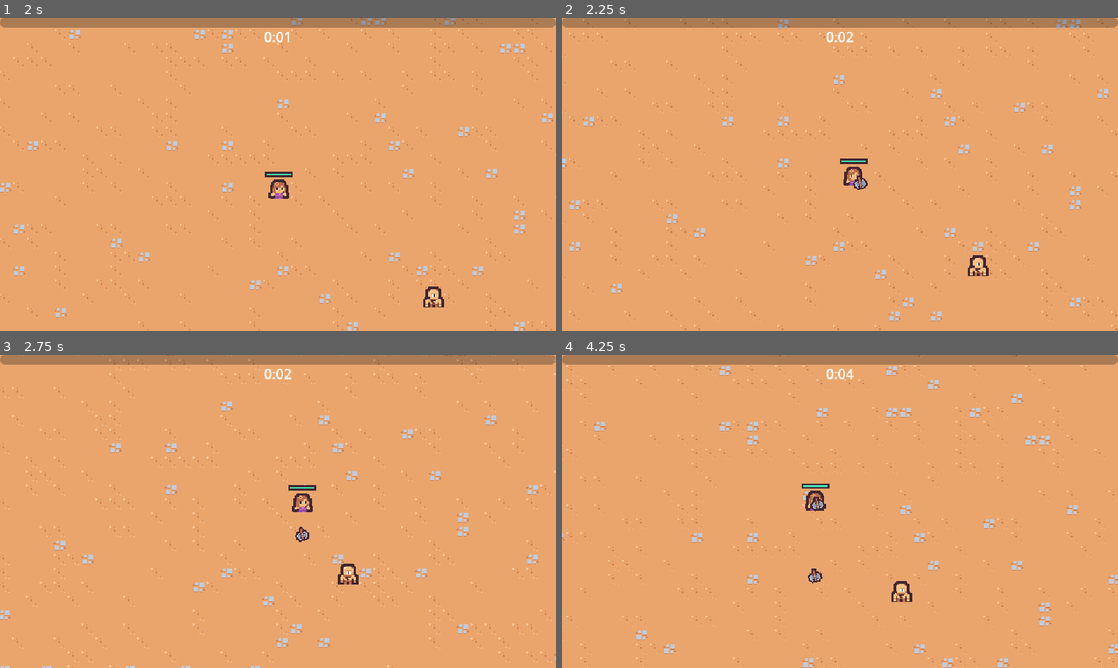
Above: before the commit, frames 1-4 (two rows, left to right).
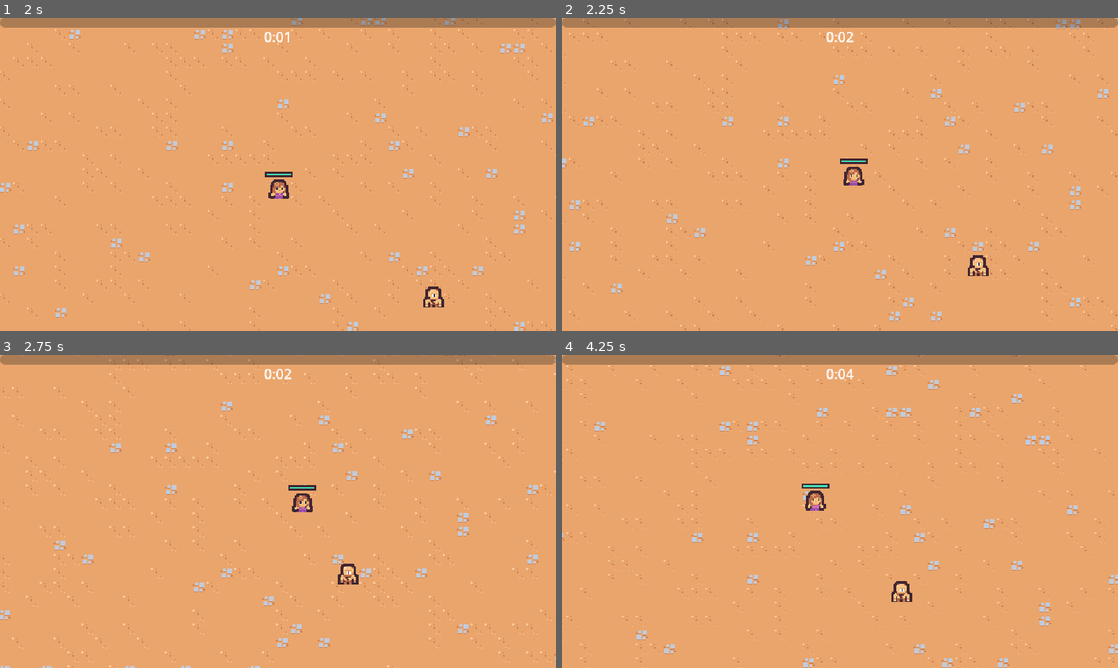
Above: after the commit, the same moments.

Repository: annehailer/cute-survivors
Game: Godot game, scene res://scenes/main/main.tscn
Same seed, same stepped clock (60 frames per second), same inputs: the game is played once before the commit and once after it.
Inputs (mouse positions are in pixels of both pictures, inside the frame that each line leads up to):
- Up to frame 1 (2 s): move the mouse to (400, 158) at 0.52 s; press the mouse at (400, 158) at 0.53 s; hold Right (move_right) 0.53-1.28 s; move the mouse to (166, 190) at 1.27 s; release the mouse at (166, 190) at 1.28 s; hold Down (move_down) from 1.28 s (still down); click (166, 190) at 1.35 s
- Up to frame 2 (2.25 s): move the mouse to (895, 105) at 2.02 s; release Down (move_down) at 2.03 s; press the mouse at (895, 105) at 2.03 s; hold Right (move_right) from 2.03 s (still down)
- Up to frame 3 (2.75 s): keep holding Right (move_right)
- Up to frame 4 (4.25 s): move the mouse to (812, 574) at 2.77 s; release Right (move_right) at 2.78 s; release the mouse at (812, 574) at 2.78 s; hold Up (move_up) 2.78-3.53 s; click (812, 574) at 2.85 s; move the mouse to (1006, 558) at 3.52 s; press the mouse at (1006, 558) at 3.53 s; hold Left (move_left) from 3.53 s (still down)

Frame 1 is identical in both runs. In frame 2, less than 0.1% of the frame differs, in the area x 52-55%, y 50-55%; in frame 3, less than 0.1%; in frame 4, 0.1%, in the area x 44-47%, y 45-74%.

Commit message:
feat: can choose axe ability

Diff:
--- /dev/null
+++ b/resources/upgrades/ability.gd
@@ -0,0 +1,4 @@
+extends AbilityUpgrade
+class_name Ability
+
+@export var ability_controller_scene: PackedScene
--- /dev/null
+++ b/resources/upgrades/axe.tres
@@ -0,0 +1,11 @@
+[gd_resource type="Resource" script_class="Ability" format=3 uid="uid://qmakyxg1pgsm"]
+
+[ext_resource type="PackedScene" uid="uid://c75vj2ehyxljh" path="res://scenes/ability/axe/axe_ability_controller/axe_ability_controller.tscn" id="1_lxg8a"]
+[ext_resource type="Script" uid="uid://cl4tbtbn0847h" path="res://resources/upgrades/ability.gd" id="1_vgov1"]
+
+[resource]
+script = ExtResource("1_vgov1")
+ability_controller_scene = ExtResource("1_lxg8a")
+id = "axe"
+name = "Axe"
+description = "Periodically sends out a spinning axe."
--- a/resources/upgrades/sword_rate.tres
+++ b/resources/upgrades/sword_rate.tres
@@ -1,4 +1,4 @@
-[gd_resource type="Resource" format=3 uid="uid://6dxwmwjxi6pm"]
+[gd_resource type="Resource" script_class="AbilityUpgrade" format=3 uid="uid://6dxwmwjxi6pm"]
 
 [ext_resource type="Script" uid="uid://dydbfujja1q7y" path="res://resources/upgrades/ability_upgrade.gd" id="1_pyxp1"]
 
--- a/scenes/managers/upgrade_manager.gd
+++ b/scenes/managers/upgrade_manager.gd
@@ -9,17 +9,6 @@
 
 func _ready():
 	exp_manager.level_up.connect(on_level_up)
-
-
-func on_level_up(current_level: int):
-	var chosen_upgrade = upgrade_pool.pick_random() as AbilityUpgrade
-	if chosen_upgrade == null:
-		return
-
-	var upgrade_screen_instance = upgrade_screen_scene.instantiate()
-	add_child(upgrade_screen_instance)
-	upgrade_screen_instance.set_ability_upgrades([chosen_upgrade] as Array[AbilityUpgrade])
-	upgrade_screen_instance.upgrade_selected.connect(on_upgrade_selected)
 
 func apply_upgrade(upgrade: AbilityUpgrade):
 	var has_upgrade = current_upgrades.has(upgrade.id)
@@ -33,5 +22,26 @@
 
 	GameEvents.emit_ability_upgrade_added(upgrade, current_upgrades)
 
+
+func pick_upgrades():
+	var chosen_upgrades: Array[AbilityUpgrade] = []
+	var filtered_upgrades = upgrade_pool.duplicate()
+
+	for i in 2:
+		var chosen_upgrade = filtered_upgrades.pick_random() as AbilityUpgrade
+		chosen_upgrades.append(chosen_upgrade)
+		filtered_upgrades = filtered_upgrades.filter(func (upgrade): return upgrade.id != chosen_upgrade.id)
+
+	return chosen_upgrades
+
+
 func on_upgrade_selected(upgrade: AbilityUpgrade):
 	apply_upgrade(upgrade)
+
+
+func on_level_up(current_level: int):
+	var upgrade_screen_instance = upgrade_screen_scene.instantiate()
+	add_child(upgrade_screen_instance)
+	var chosen_upgrades = pick_upgrades()
+	upgrade_screen_instance.set_ability_upgrades(chosen_upgrades as Array[AbilityUpgrade])
+	upgrade_screen_instance.upgrade_selected.connect(on_upgrade_selected)
--- a/scenes/managers/upgrade_manager.tscn
+++ b/scenes/managers/upgrade_manager.tscn
@@ -3,9 +3,10 @@
 [ext_resource type="Script" uid="uid://d3r51a4y74jvi" path="res://scenes/managers/upgrade_manager.gd" id="1_04hjb"]
 [ext_resource type="Script" uid="uid://dydbfujja1q7y" path="res://resources/upgrades/ability_upgrade.gd" id="2_h5slu"]
 [ext_resource type="Resource" uid="uid://6dxwmwjxi6pm" path="res://resources/upgrades/sword_rate.tres" id="3_y3w1s"]
+[ext_resource type="Resource" uid="uid://qmakyxg1pgsm" path="res://resources/upgrades/axe.tres" id="4_ihw5y"]
 [ext_resource type="PackedScene" uid="uid://fjoa62ht37sa" path="res://scenes/UI/upgrade_screen.tscn" id="4_y3w1s"]
 
 [node name="UpgradeManager" type="Node" unique_id=1826587050]
 script = ExtResource("1_04hjb")
-upgrade_pool = Array[ExtResource("2_h5slu")]([ExtResource("3_y3w1s")])
+upgrade_pool = Array[ExtResource("2_h5slu")]([ExtResource("3_y3w1s"), ExtResource("4_ihw5y")])
 upgrade_screen_scene = ExtResource("4_y3w1s")
--- a/scenes/player&enemies/player/player.gd
+++ b/scenes/player&enemies/player/player.gd
@@ -6,8 +6,11 @@
 @onready var health_component = $HealthComponent
 @onready var damage_interval_timer: Timer = $DamageIntervalTimer
 @onready var health_bar: ProgressBar = $HealthBar
+@onready var abilities: Node = $Abilities
+
 
 func _ready():
+	GameEvents.ability_upgrade_added.connect(on_ability_upgrade_added)
 	update_health_display()
 
 var number_colliding_bodies = 0
@@ -51,3 +54,11 @@
 
 func _on_health_changed():
 	update_health_display()
+
+
+func on_ability_upgrade_added(ability_upgrade: AbilityUpgrade, current_upgrades: Dictionary):
+	if not ability_upgrade is Ability:
+		return
+
+	var ability = ability_upgrade as Ability
+	abilities.add_child(ability.ability_controller_scene.instantiate())
--- a/scenes/player&enemies/player/player.tscn
+++ b/scenes/player&enemies/player/player.tscn
@@ -4,7 +4,6 @@
 [ext_resource type="Script" uid="uid://bpr24sq028mpx" path="res://scenes/player&enemies/player/player.gd" id="1_h6syq"]
 [ext_resource type="PackedScene" uid="uid://cehvsthrg1d4n" path="res://scenes/component/health_component.tscn" id="2_ie5ye"]
 [ext_resource type="PackedScene" uid="uid://bvijfx4pxwsys" path="res://scenes/ability/sword/sword_ability_controller/sword_ability_controller.tscn" id="2_v2miy"]
-[ext_resource type="PackedScene" uid="uid://c75vj2ehyxljh" path="res://scenes/ability/axe/axe_ability_controller/axe_ability_controller.tscn" id="4_35wv5"]
 
 [sub_resource type="StyleBoxFlat" id="StyleBoxFlat_4kkfo"]
 bg_color = Color(0.24705882, 0.14901961, 0.19215687, 1)
@@ -32,11 +31,9 @@
 
 [node name="HealthComponent" parent="." unique_id=804352997 instance=ExtResource("2_ie5ye")]
 
-[node name="AbilityManager" type="Node" parent="." unique_id=1580921682]
+[node name="Abilities" type="Node" parent="." unique_id=1580921682]
 
-[node name="SwordAbilityController" parent="AbilityManager" unique_id=788343777 instance=ExtResource("2_v2miy")]
-
-[node name="AxeAbilityController" parent="AbilityManager" unique_id=1742305764 instance=ExtResource("4_35wv5")]
+[node name="SwordAbilityController" parent="Abilities" unique_id=788343777 instance=ExtResource("2_v2miy")]
 
 [node name="DamageIntervalTimer" type="Timer" parent="." unique_id=330152183]
 wait_time = 0.5
Not shown, added: resources/upgrades/ability.gd.uid
